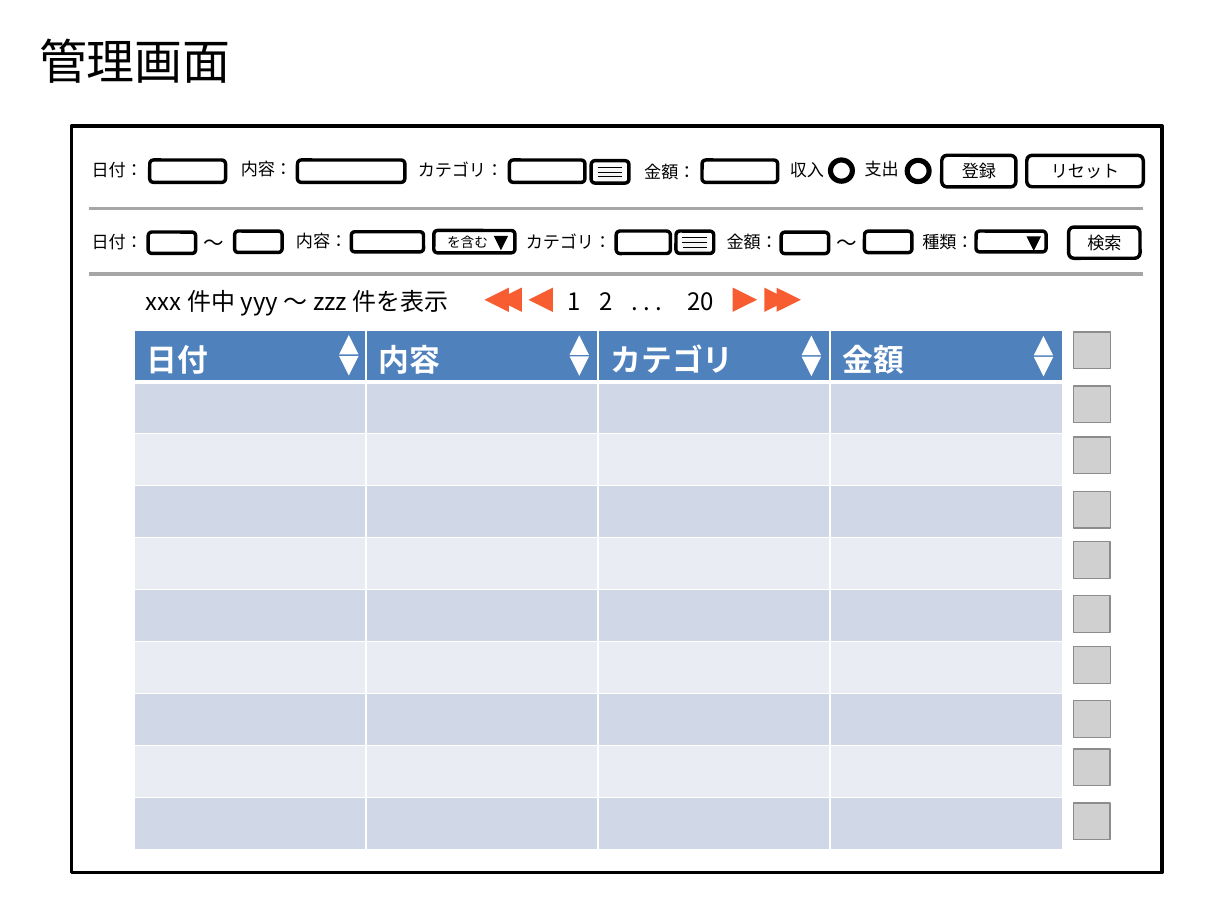
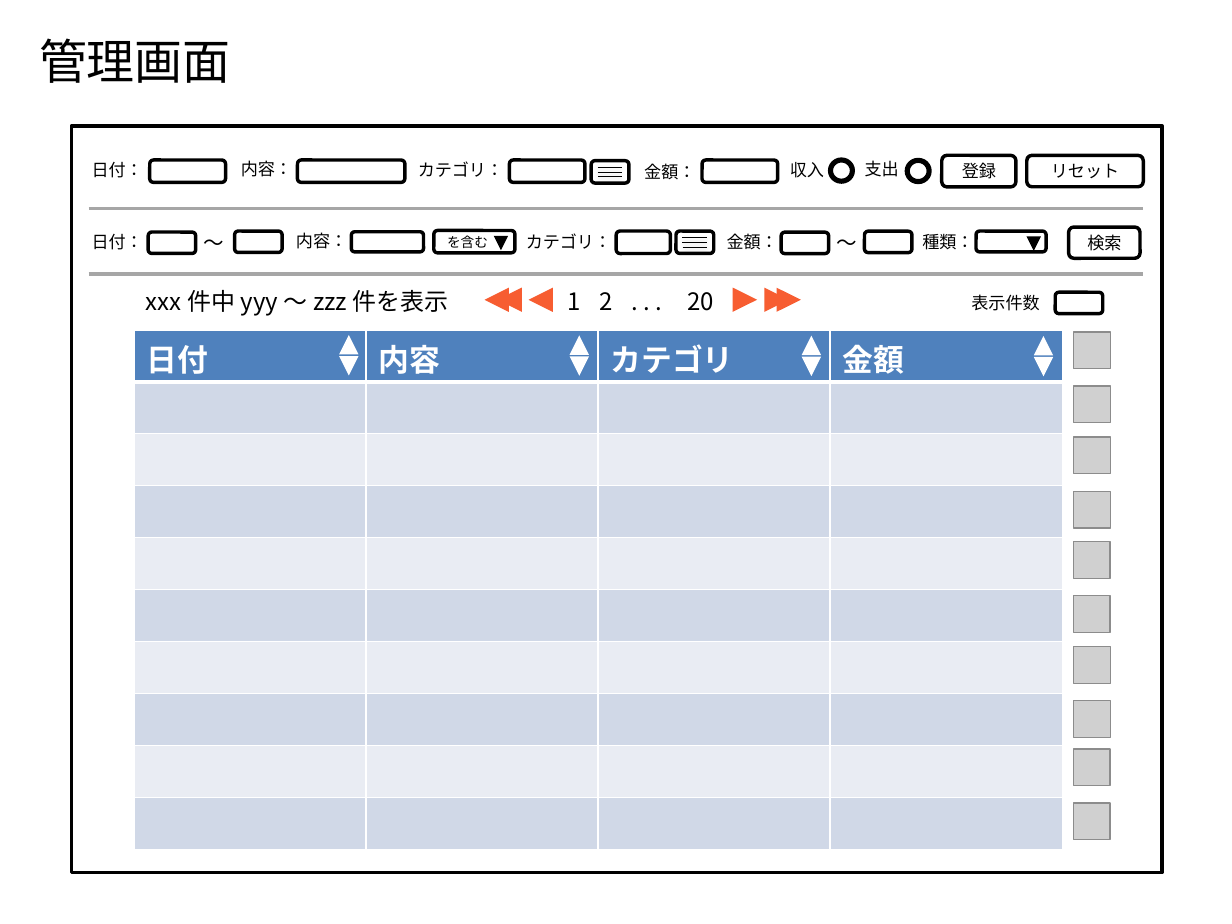
Before and after one commit to Leonis0813/chort, a slide deck: slide 5 of payment_manager/bin/algieba.pptx. Drawn at 1232x924 pixels with LibreOffice and Linux fonts; fonts in the diff are those of the drawing; grey boxes stand for pictures. Boxes give left, top, right and bottom in pixels: in the first picture for what was removed or moved away, otherwise in the second. Text is boxed around its words. In the diff, an @@ line names an element or a change of style, - is before the commit and + after.

```diff
--- a/payment_manager/bin/algieba.pptx
+++ b/payment_manager/bin/algieba.pptx
@@ text added at box(971, 294, 1039, 311), 10 pt, text #000000 @@
+表示件数
@@ rounded rectangle added at box(1056, 292, 1104, 313), outline #000000 2 pt @@
```
Also in this commit, not shown: 5 other slides changed, 4 other files.
